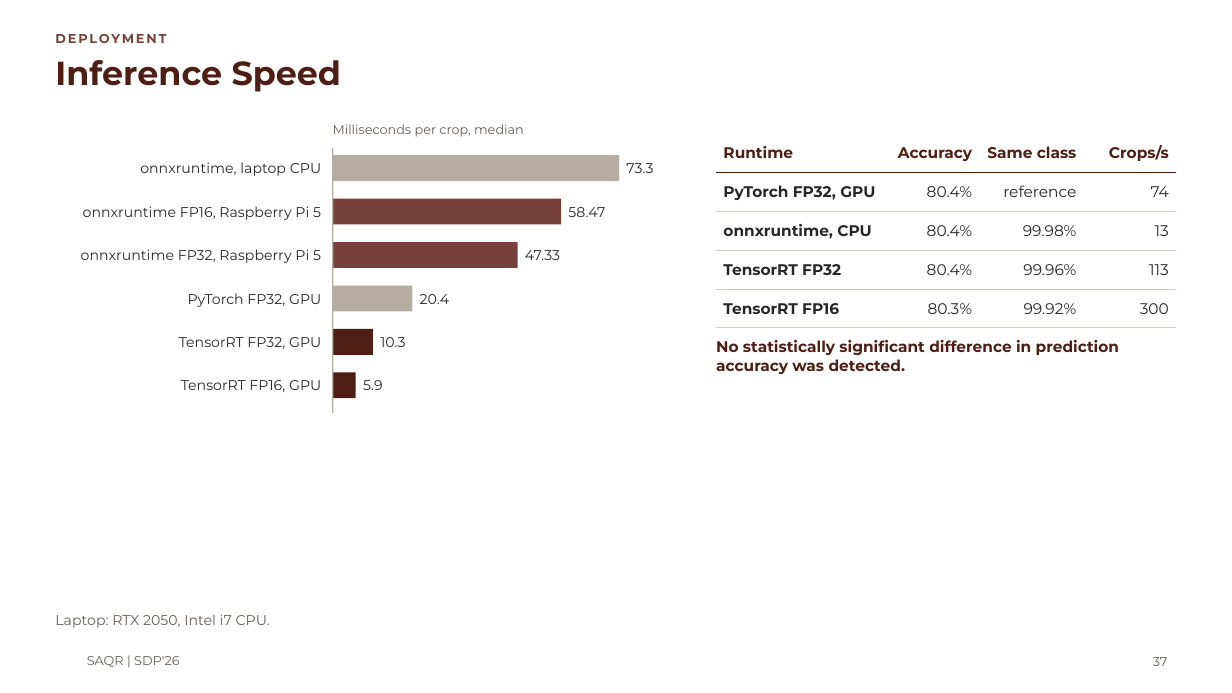
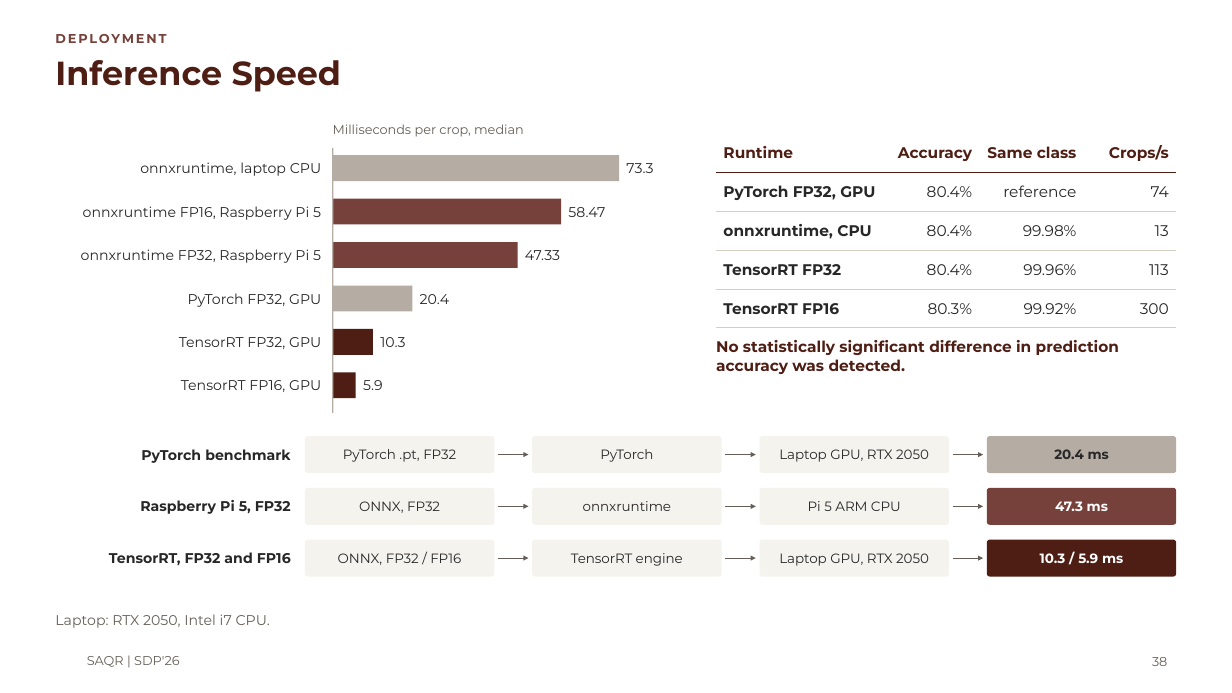
Before and after one commit to MASAR-AUS/SAQR, a slide deck: slide 38 of SAQR CMP490 Presentation.pptx (slide 37 before the commit). Drawn at 1232x693 pixels with LibreOffice and Linux fonts; fonts in the diff are those of the drawing; background and template pictures are left out. Boxes give left, top, right and bottom in pixels: in the first picture for what was removed or moved away, otherwise in the second. Text is boxed around its words. In the diff, an @@ line names an element or a change of style, - is before the commit and + after.

```diff
--- a/SAQR CMP490 Presentation.pptx
+++ b/SAQR CMP490 Presentation.pptx
@@ text added at (141, 449, 291, 463), 11 pt, text #272727, bold @@
+PyTorch benchmark
@@ rounded rectangle added at (305, 436, 494, 473), fill #F4F3EE, 10.5 pt, text #272727 @@
+PyTorch .pt, FP32
@@ rounded rectangle added at (532, 436, 722, 473), fill #F4F3EE, 10.5 pt, text #272727 @@
+PyTorch
@@ rounded rectangle added at (760, 436, 949, 473), fill #F4F3EE, 10.5 pt, text #272727 @@
+Laptop GPU, RTX 2050
@@ rounded rectangle added at (987, 436, 1177, 473), fill #B5ACA4, 10.5 pt, text #272727, bold @@
+20.4 ms
@@ arrow added from (498, 455) to (529, 455), #665F59 0.75 pt @@
@@ arrow added from (726, 455) to (756, 455), #665F59 0.75 pt @@
@@ arrow added from (953, 455) to (983, 455), #665F59 0.75 pt @@
@@ text added at (140, 500, 291, 514), 11 pt, text #272727, bold @@
+Raspberry Pi 5, FP32
@@ rounded rectangle added at (305, 488, 494, 525), fill #F4F3EE, 10.5 pt, text #272727 @@
+ONNX, FP32
@@ arrow added from (498, 506) to (529, 506), #665F59 0.75 pt @@
@@ rounded rectangle added at (532, 488, 722, 525), fill #F4F3EE, 10.5 pt, text #272727 @@
+onnxruntime
@@ arrow added from (726, 506) to (756, 506), #665F59 0.75 pt @@
@@ rounded rectangle added at (760, 488, 949, 525), fill #F4F3EE, 10.5 pt, text #272727 @@
+Pi 5 ARM CPU
@@ arrow added from (953, 506) to (983, 506), #665F59 0.75 pt @@
@@ rounded rectangle added at (987, 488, 1177, 525), fill #75413A, 10.5 pt, text #FFFFFF, bold @@
+47.3 ms
@@ text added at (109, 552, 291, 565), 11 pt, text #272727, bold @@
+TensorRT, FP32 and FP16
@@ rounded rectangle added at (305, 540, 494, 577), fill #F4F3EE, 10.5 pt, text #272727 @@
+ONNX, FP32 / FP16
@@ arrow added from (498, 558) to (529, 558), #665F59 0.75 pt @@
@@ rounded rectangle added at (532, 540, 722, 577), fill #F4F3EE, 10.5 pt, text #272727 @@
+TensorRT engine
@@ arrow added from (726, 558) to (756, 558), #665F59 0.75 pt @@
@@ rounded rectangle added at (760, 540, 949, 577), fill #F4F3EE, 10.5 pt, text #272727 @@
+Laptop GPU, RTX 2050
@@ arrow added from (953, 558) to (983, 558), #665F59 0.75 pt @@
@@ rounded rectangle added at (987, 540, 1177, 577), fill #4E1D13, 10.5 pt, text #FFFFFF, bold @@
+10.3 / 5.9 ms
@@ page number at (1152, 657, 1167, 666): text changed @@
-37
+38
```
Also in this commit, not shown: 15 other slides changed, 3 other files.
